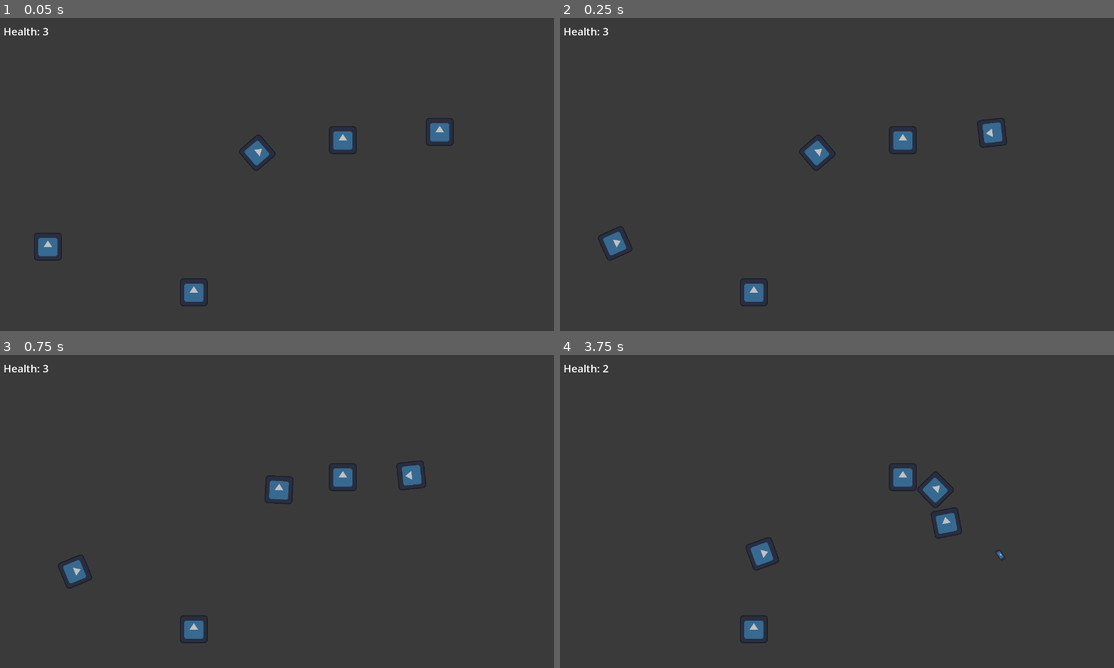
Above: before the commit, frames 1-4 (two rows, left to right).
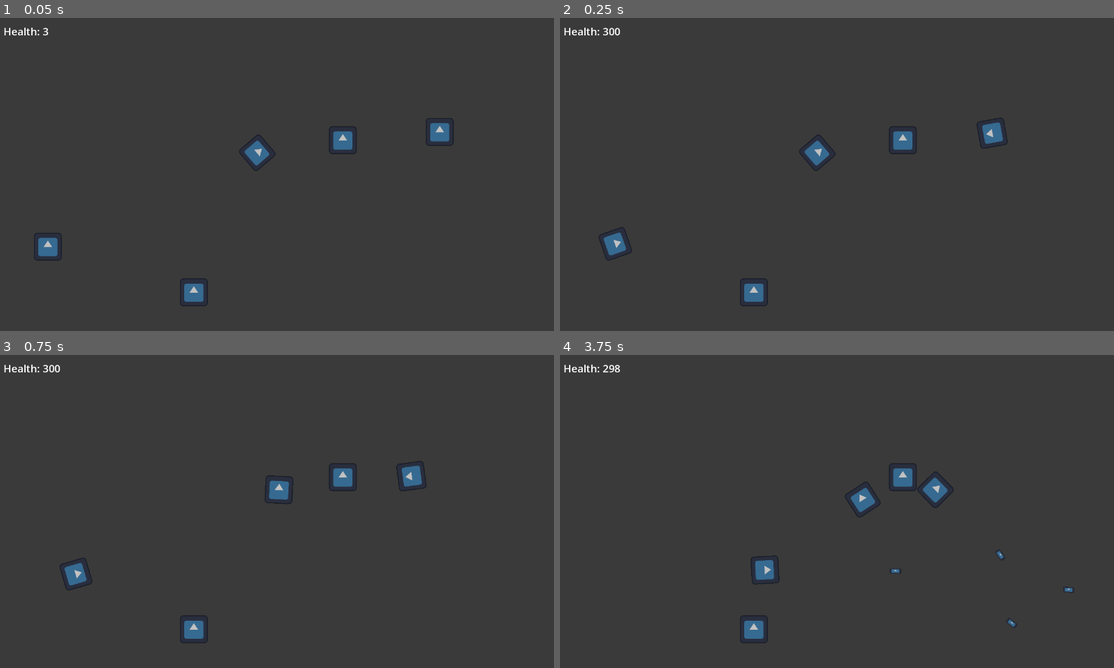
Above: after the commit, the same moments.

Repository: Nevakanezah/project-solar
Game: Godot game, scene res://Scenes/level.tscn
Two runs of this game, one before a commit and one after it. Both use one fixed random seed, a clock stepped at 60 frames per second and the inputs below. The engine's default icon, where the game draws it, is replaced by a stand-in: a white triangle on a blue panel in a dark square.
Inputs (mouse positions are in pixels of both pictures, inside the frame that each line leads up to):
- Up to frame 1 (0.05 s): no input
- Up to frame 2 (0.25 s): no input
- Up to frame 3 (0.75 s): move the mouse to (398, 495) at 0.52 s; press the mouse at (398, 495) at 0.53 s; hold D (right) from 0.53 s (still down)
- Up to frame 4 (3.75 s): move the mouse to (726, 527) at 1.27 s; release D (right) at 1.28 s; release the mouse at (726, 527) at 1.28 s; hold S (down) 1.28-2.03 s; click (726, 527) at 1.35 s; move the mouse to (892, 442) at 2.02 s; press the mouse at (892, 442) at 2.03 s; hold D (right) 2.03-2.78 s; move the mouse to (809, 574) at 2.77 s; release the mouse at (809, 574) at 2.78 s; hold W (up) 2.78-3.53 s; click (809, 574) at 2.85 s; move the mouse to (1003, 558) at 3.52 s; press the mouse at (1003, 558) at 3.53 s; hold A (left) from 3.53 s (still down)

Frame 1 is identical in both runs. In frame 2, 0.1% of the frame differs, in the area x 6-81%, y 3-78%; in frame 3, 0.2%; in frame 4, 1.0%, in the area x 8-93%, y 3-88%.

Commit message:
Range Enemy Update

Diff:
--- a/Scenes/enemy.tscn
+++ b/Scenes/enemy.tscn
@@ -28,6 +28,7 @@
 texture = ExtResource("1_gq0rh")
 
 [node name="NavigationAgent2D" type="NavigationAgent2D" parent="."]
+path_max_distance = 200.0
 avoidance_enabled = true
 radius = 5.0
 
@@ -37,7 +38,8 @@
 
 [node name="AttackTimer" type="Timer" parent="."]
 wait_time = 0.2
-autostart = true
+
+[node name="RangedAttackTimer" type="Timer" parent="."]
 
 [node name="InvincibleTimer" type="Timer" parent="."]
 one_shot = true
@@ -47,4 +49,5 @@
 [connection signal="velocity_computed" from="NavigationAgent2D" to="." method="_on_navigation_agent_2d_velocity_computed"]
 [connection signal="timeout" from="NavigationTimer" to="." method="_on_navigation_timer_timeout"]
 [connection signal="timeout" from="AttackTimer" to="." method="_on_attack_timer_timeout"]
+[connection signal="timeout" from="RangedAttackTimer" to="." method="_on_ranged_attack_timer_timeout"]
 [connection signal="timeout" from="InvincibleTimer" to="." method="_on_invincible_timer_timeout"]
--- a/Scenes/level.tscn
+++ b/Scenes/level.tscn
@@ -26,18 +26,22 @@
 [node name="InvisibleBorder" parent="Obstacles/InvisibleBorders" instance=ExtResource("2_erifk")]
 position = Vector2(-31, 361)
 scale = Vector2(1, 12)
+invincible = true
 
 [node name="InvisibleBorder2" parent="Obstacles/InvisibleBorders" instance=ExtResource("2_erifk")]
 position = Vector2(1312, 350)
 scale = Vector2(1, 12)
+invincible = true
 
 [node name="InvisibleBorder3" parent="Obstacles/InvisibleBorders" instance=ExtResource("2_erifk")]
 position = Vector2(635, -37)
 scale = Vector2(24, 1)
+invincible = true
 
 [node name="InvisibleBorder4" parent="Obstacles/InvisibleBorders" instance=ExtResource("2_erifk")]
 position = Vector2(679, 749)
 scale = Vector2(24, 1)
+invincible = true
 
 [node name="Projectiles" type="Node" parent="."]
 
--- a/Scripts/enemy.gd
+++ b/Scripts/enemy.gd
@@ -12,17 +12,30 @@
 			queue_free()
 @export var melee_damage: int = 1
 @export var attack_speed: float = 0.2
+@export var is_ranged: bool = true
+@export var ideal_distance: int = 0
+@export var ranged_damage: int = 1
+@export var ranged_attack_speed: float = 1
+@export var bullet_speed: int = 500
+@export var bullet_image: Texture2D
+@export var bullet_size: float = 1
+@export var bullet_lifespan: float = 5
+@export var bullet_inaccuracy: float = 20
 
+var bullet_scene: PackedScene = preload("res://Scenes/bullet.tscn")
 # "active" is just for whether the enemy is doing anything. Set it to false to create a "stun" effect.
 var active: bool = false
 var attack_targets: Array
 var invincible: bool = false
 
+@onready var time: float = randf_range(0, 100)
 @onready var sprite: Sprite2D = $Sprite2D
 @onready var navigation_agent: NavigationAgent2D = $NavigationAgent2D
 @onready var attack_timer: Timer = $AttackTimer
 @onready var invincible_timer: Timer = $InvincibleTimer
+@onready var ranged_attack_timer: Timer = $RangedAttackTimer
 @onready var player = get_node("/root/Level/Player")
+@onready var projectiles: Node = get_node("/root/Level/Projectiles")
 
 func _ready() -> void:
 	navigation_agent.target_position = player.global_position
@@ -34,14 +47,21 @@
 	attack_timer.wait_time = attack_speed
 	attack_timer.start()
 
+	if is_ranged:
+		ranged_attack_timer.wait_time = ranged_attack_speed
+		ranged_attack_timer.start()
+
+		ideal_distance = 300
+
 	# active must start false and be set to true to avoid an annoying little inconsequential error
 	# that happens whenever the enemy tries to get the next path position before the navigation
 	# agent can find a path.
 	await get_tree().create_timer(0.05).timeout
 	active = true
 
-func _physics_process(_delta):
+func _physics_process(delta):
 	if active:
+		time += delta
 		var next_path_pos: Vector2 = navigation_agent.get_next_path_position()
 		var direction: Vector2 = (next_path_pos - global_position).normalized()
 		navigation_agent.set_velocity(direction * speed)
@@ -53,8 +73,11 @@
 	velocity = safe_velocity
 	move_and_slide()
 
+# "circle" makes the enemy (usually ranged enemies) rotate around the player at a certain distance.
 func _on_navigation_timer_timeout() -> void:
-	navigation_agent.target_position = player.global_position
+	var angle = (.2) * time
+	var circle = Vector2(cos(angle) * ideal_distance, sin(angle) * ideal_distance)
+	navigation_agent.target_position = player.global_position + circle
 
 func hit(damage):
 	if !invincible:
@@ -84,3 +107,24 @@
 
 func _on_invincible_timer_timeout() -> void:
 	invincible = false
+
+func _on_ranged_attack_timer_timeout() -> void:
+	if !is_ranged:
+		return
+
+	var player_direction = global_position.direction_to(player.global_position)
+
+	var bullet = bullet_scene.instantiate()
+	bullet.global_position = global_position
+	bullet.direction = player_direction
+	bullet.damage = ranged_damage
+	bullet.is_enemy = true
+	bullet.speed = bullet_speed
+	bullet.bullet_size = bullet_size
+	bullet.lifespan = bullet_lifespan
+	bullet.inaccuracy = bullet_inaccuracy
+
+	if bullet_image:
+		bullet.bullet_image = bullet_image
+
+	projectiles.add_child(bullet)
--- a/Scripts/player.gd
+++ b/Scripts/player.gd
@@ -3,7 +3,7 @@
 @export var invincible_time: float = 0.5
 @export var player_image: Texture2D
 @export var player_size: float = 1
-@export var health: int = 3:
+@export var health: int = 300:
 	set(value):
 		health = value
 		ui.health_label.text = "Health: " + str(health)
@@ -13,6 +13,7 @@
 @export var speed: int = 250
 @export var base_damage: float = 1
 @export var damage_mult: float = 1
+@export var bullet_speed: int = 1000
 
 var primary_available: bool = true
 var invincible: bool = false
@@ -30,6 +31,10 @@
 
 	if player_image:
 		sprite.texture = player_image
+
+	# Must wait for UI to be instantiated.
+	await get_tree().create_timer(.05).timeout
+	ui.health_label.text = "Health: " + str(health)
 
 func _process(_delta):
 	if dead:
@@ -50,6 +55,7 @@
 		bullet.global_position = global_position
 		bullet.direction = player_direction
 		bullet.damage = base_damage * damage_mult
+		bullet.speed = bullet_speed
 		projectiles.add_child(bullet)
 
 func hit(damage):
